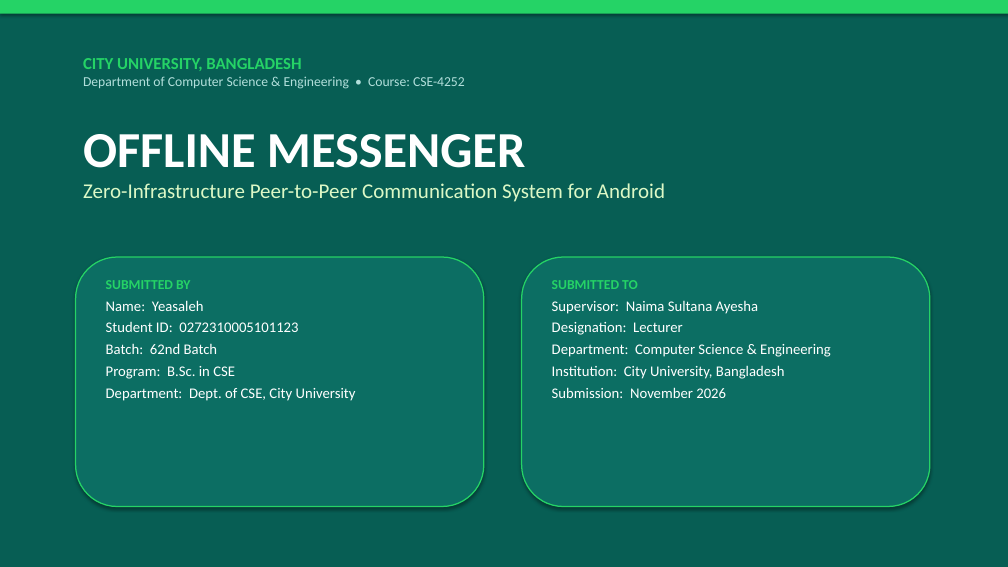
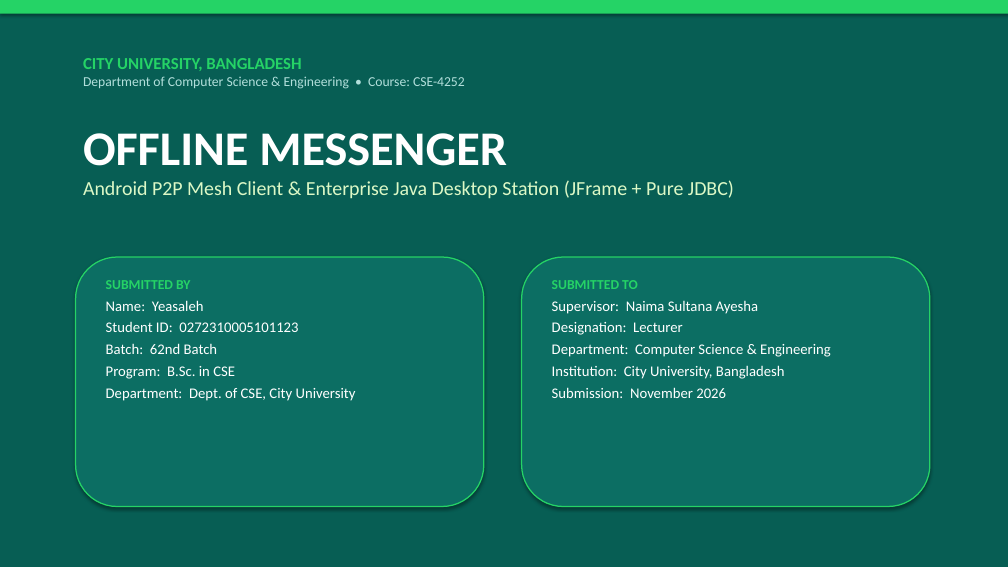
Before and after one commit to yeasaleh2002/offline_messenger, a slide deck: slide 1 of Offline_Messenger_Presentation.pptx. Drawn at 1008x567 pixels with LibreOffice and Linux fonts; fonts in the diff are those of the drawing. Boxes give left, top, right and bottom in pixels: in the first picture for what was removed or moved away, otherwise in the second. Text is boxed around its words. In the diff, an @@ line names an element or a change of style, - is before the commit and + after.

Commit message:
update on jdbc desktop

```diff
--- a/Offline_Messenger_Presentation.pptx
+++ b/Offline_Messenger_Presentation.pptx
@@ text at box(83, 133, 507, 166): size 48 to 46 pt in "OFFLINE MESSENGER" @@
@@ text at box(83, 180, 734, 199): text changed; size 20 to 19 pt @@
-Zero-Infrastructure Peer-to-Peer Communication System for Android
+Android P2P Mesh Client & Enterprise Java Desktop Station (JFrame + Pure JDBC)
```
Also in this commit, not shown: 6 other slides changed, 16 other files.
